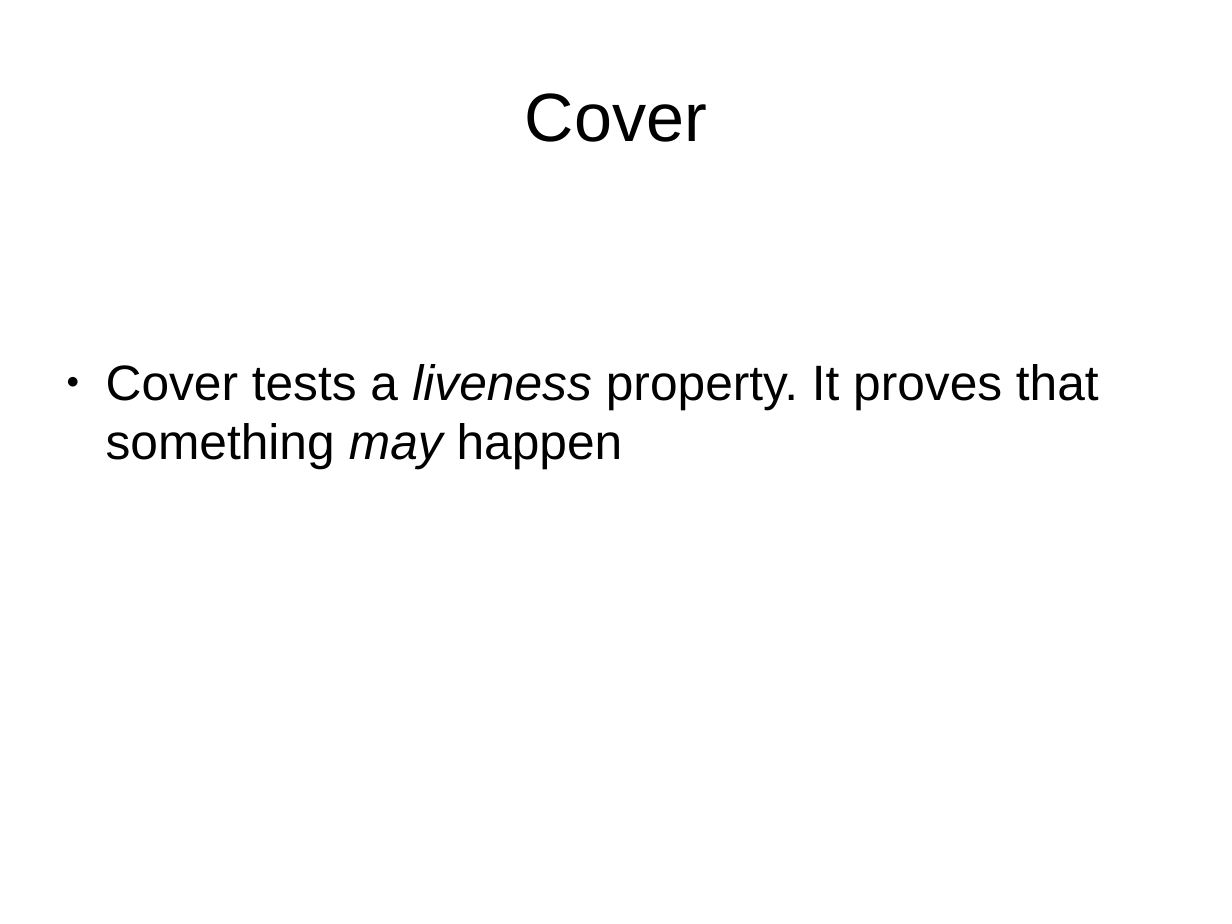
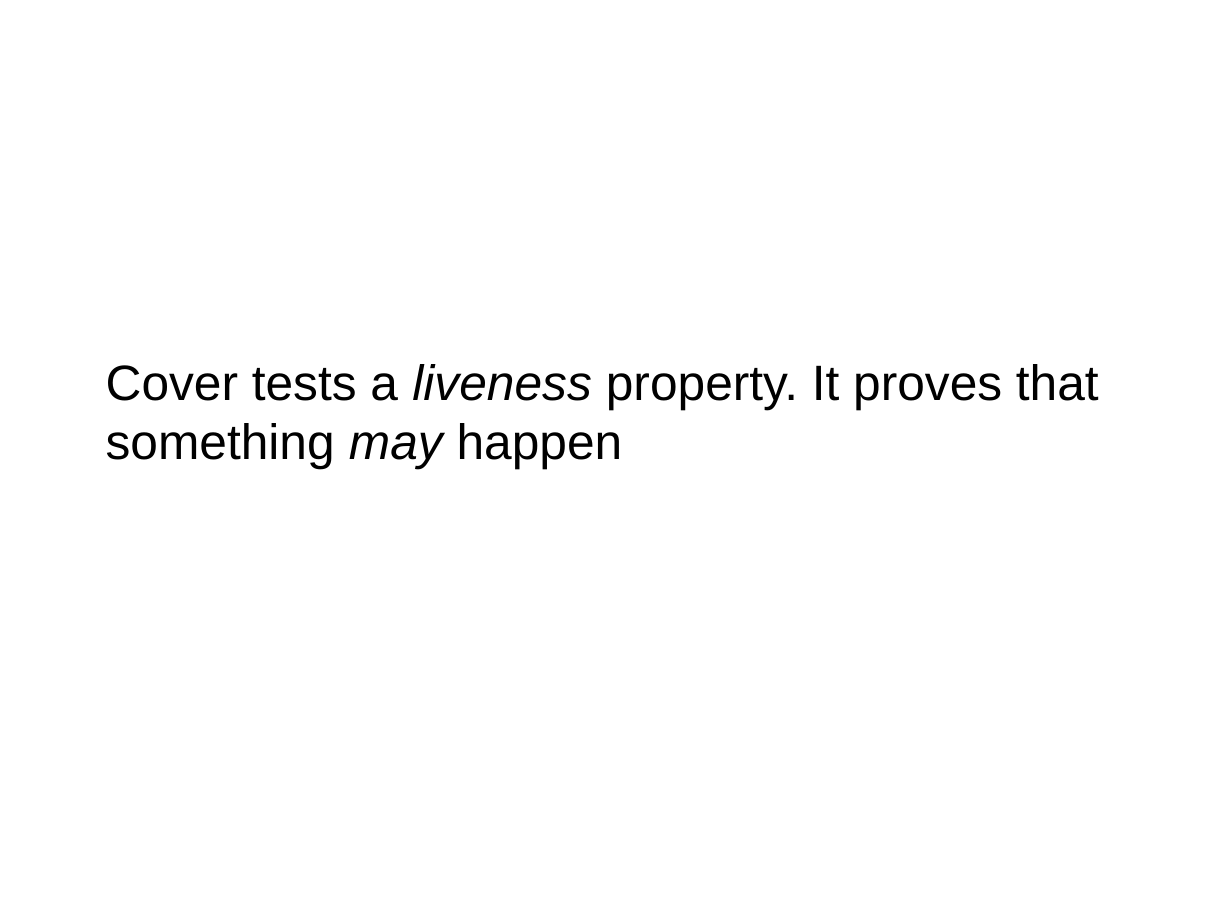
Before and after one commit to daveshah1/formal-fpl, a slide deck: slide 6 of wosh-presentation.odp (slide 20 before the commit). Drawn at 1232x924 pixels with LibreOffice and Linux fonts; fonts in the diff are those of the drawing. Boxes give left, top, right and bottom in pixels: in the first picture for what was removed or moved away, otherwise in the second. Text is boxed around its words. In the diff, an @@ line names an element or a change of style, - is before the commit and + after.

```diff
--- a/wosh-presentation.odp
+++ b/wosh-presentation.odp
@@ title removed at (525, 93, 707, 142) @@
-Cover
@@ text "Cover tests a liveness property. ..." at (106, 364, 1099, 469): bullet ● to none @@
```
Also in this commit, not shown: 9 other slides changed, 12 slides added, 5 slides removed, 1 other file.
